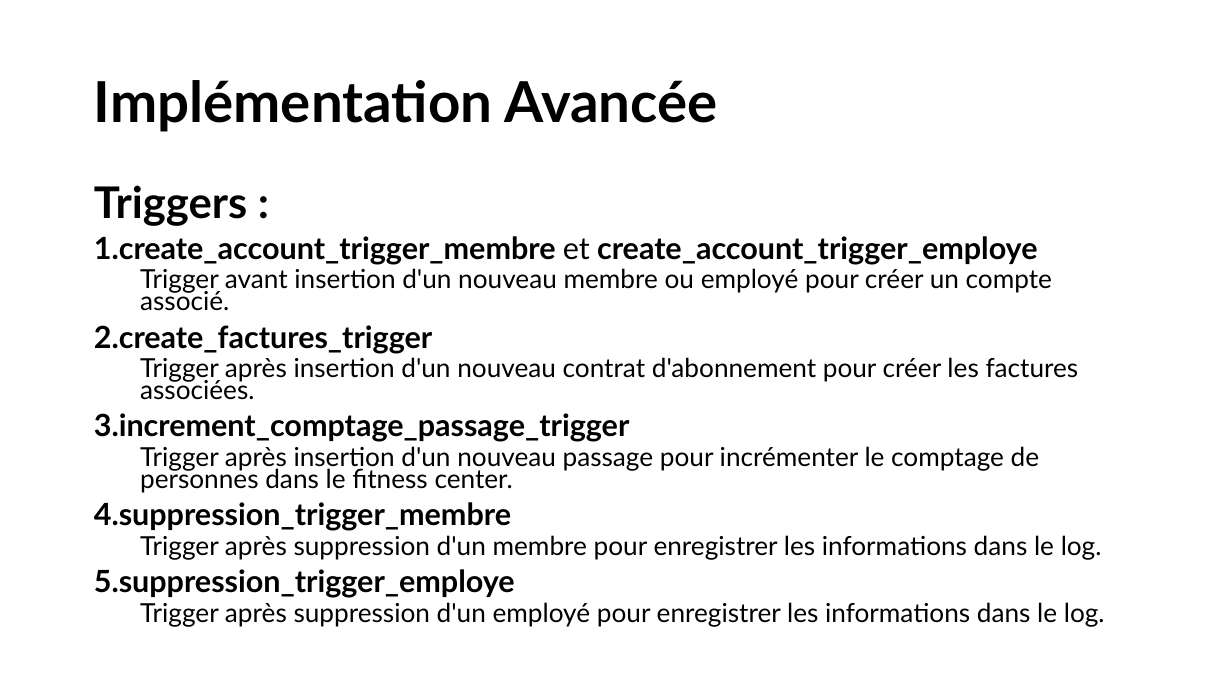
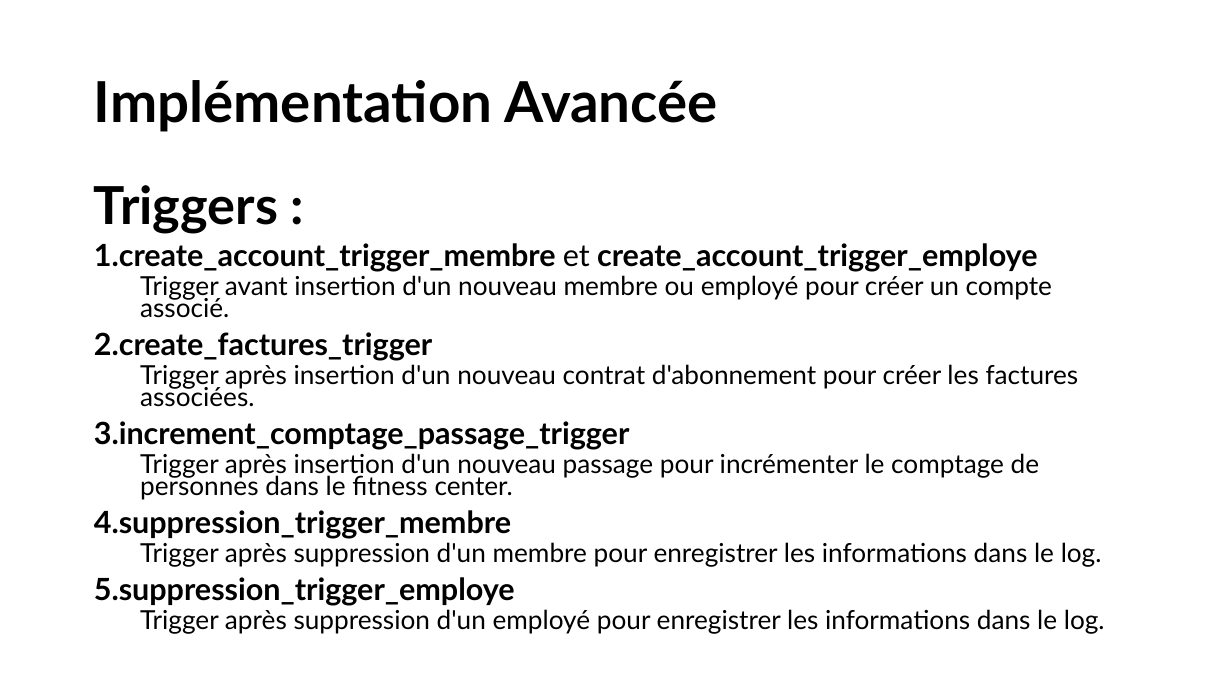
Before and after one commit to Theodrosrun/bdr-projet, a slide deck: slide 7 of Présentation.pptx. Drawn at 1232x693 pixels with LibreOffice and Linux fonts; fonts in the diff are those of the drawing. Boxes give left, top, right and bottom in pixels: in the first picture for what was removed or moved away, otherwise in the second. Text is boxed around its words. In the diff, an @@ line names an element or a change of style, - is before the commit and + after.

```diff
--- a/Présentation.pptx
+++ b/Présentation.pptx
@@ text at box(94, 185, 278, 234): size 34 to 40.8 pt in "Triggers :" @@
```
Also in this commit, not shown: 5 other slides changed.
